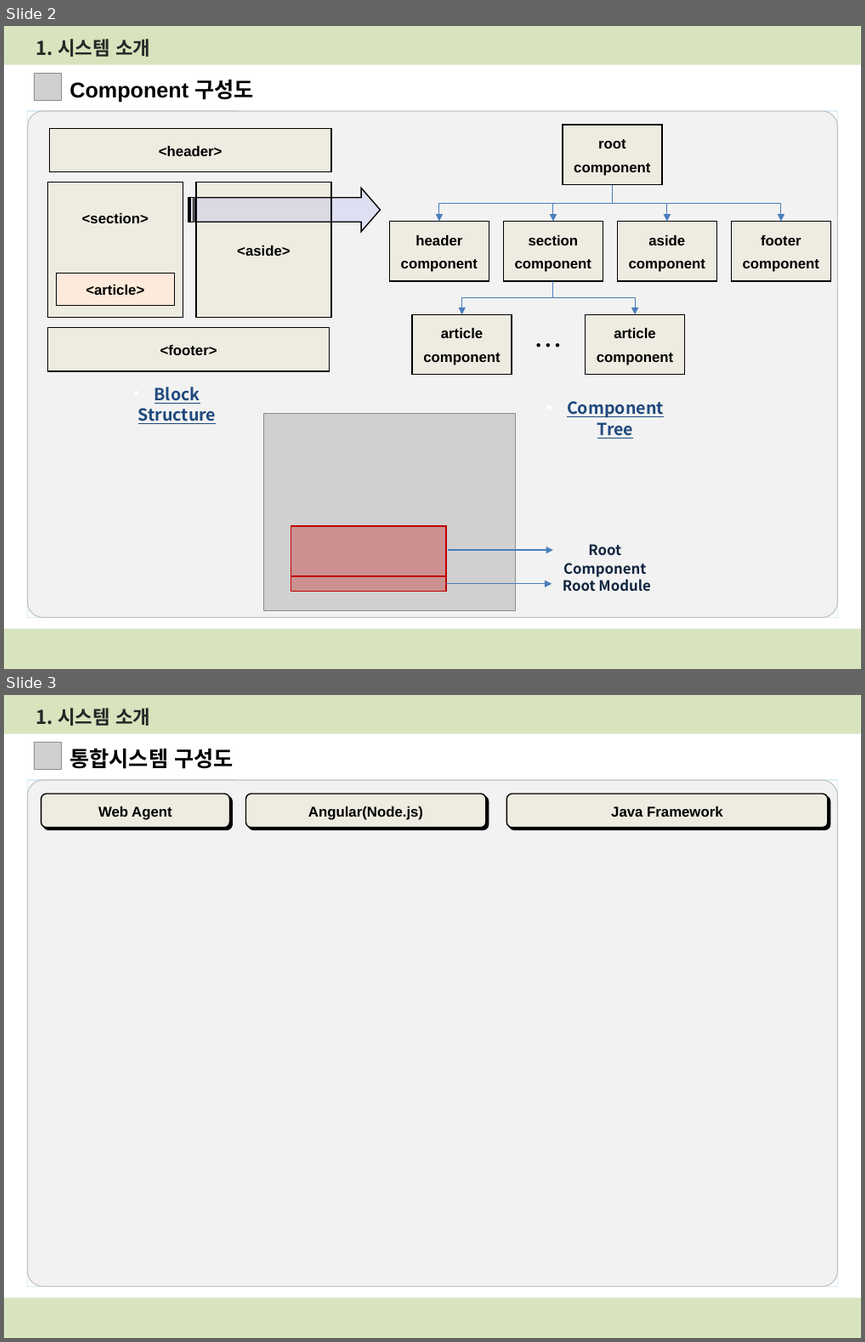
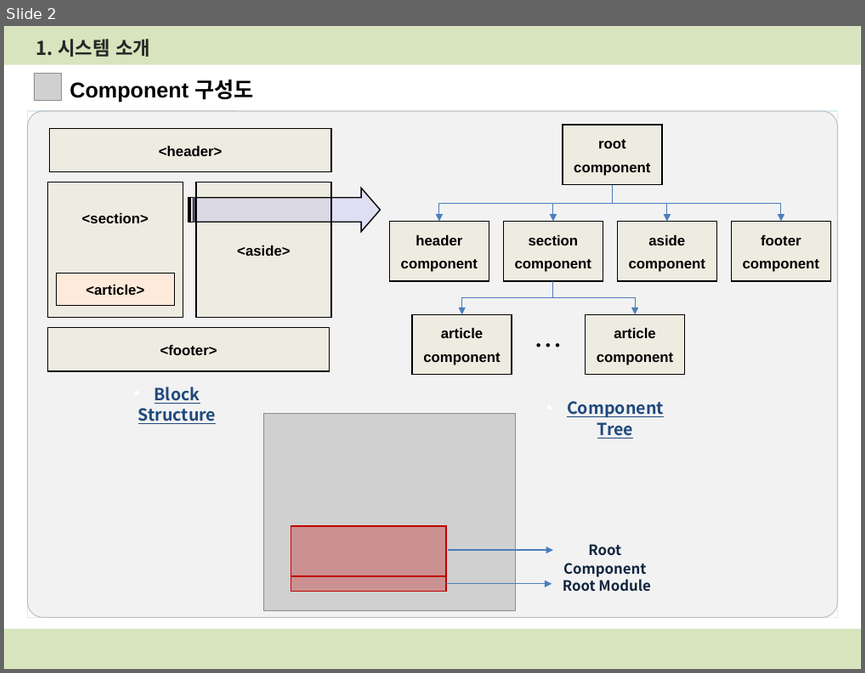
Before and after one commit to bluevlad/Documents, a slide deck: Angular with Java ver.0.1.pptx. Shown one above the other, each under a label of ours: slides 2 and 3 before the commit, slide 2 after it. The pictures are 865x1342 and 865x673 pixels, drawn with LibreOffice and Linux fonts; fonts in the diff are those of the drawing; grey boxes stand for pictures. Boxes give left, top, right and bottom in pixels: in the first picture for what was removed or moved away, otherwise in the second. Text is boxed around its words. In the diff, an @@ line names an element or a change of style, - is before the commit and + after.

```diff
--- a/Angular with Java ver.0.1.pptx
+++ b/Angular with Java ver.0.1.pptx
@@ slide 3 removed at bbox=[4, 695, 861, 1338], background #FFFFFF; not listed: 4 template elements that a slide beside it also shows @@
@@ text removed at bbox=[36, 708, 150, 726] @@
-1. 시스템 소개
@@ picture removed at bbox=[34, 742, 61, 770] @@
@@ text removed at bbox=[69, 748, 234, 769] @@
-통합시스템 구성도
@@ rounded rectangle removed at bbox=[41, 794, 229, 827] @@
-Web Agent
@@ rounded rectangle removed at bbox=[245, 794, 485, 827] @@
-Angular(Node.js)
@@ rounded rectangle removed at bbox=[507, 794, 828, 827] @@
-Java Framework
```
Also in this commit, not shown: 2 slides added.
